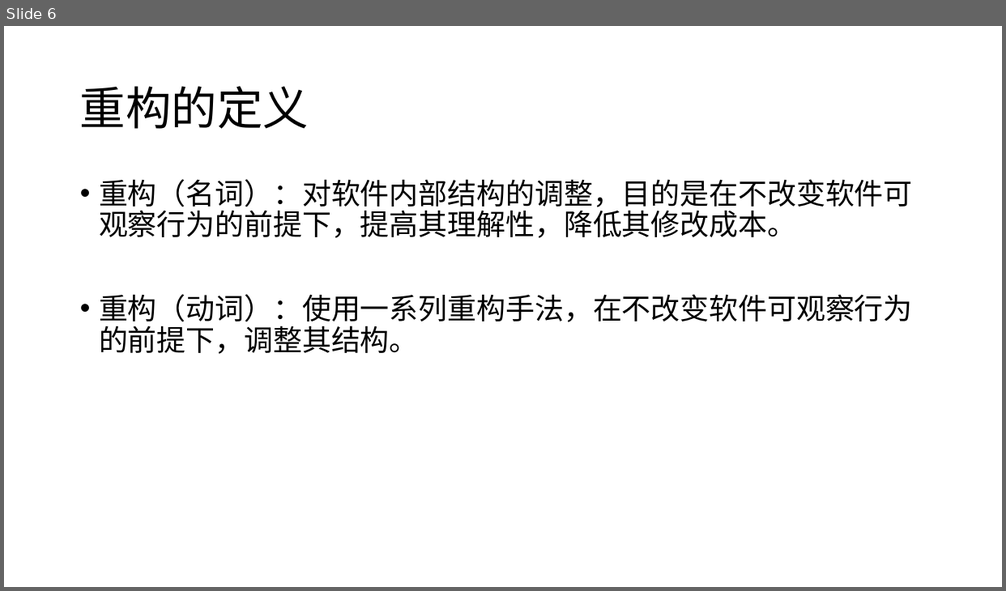
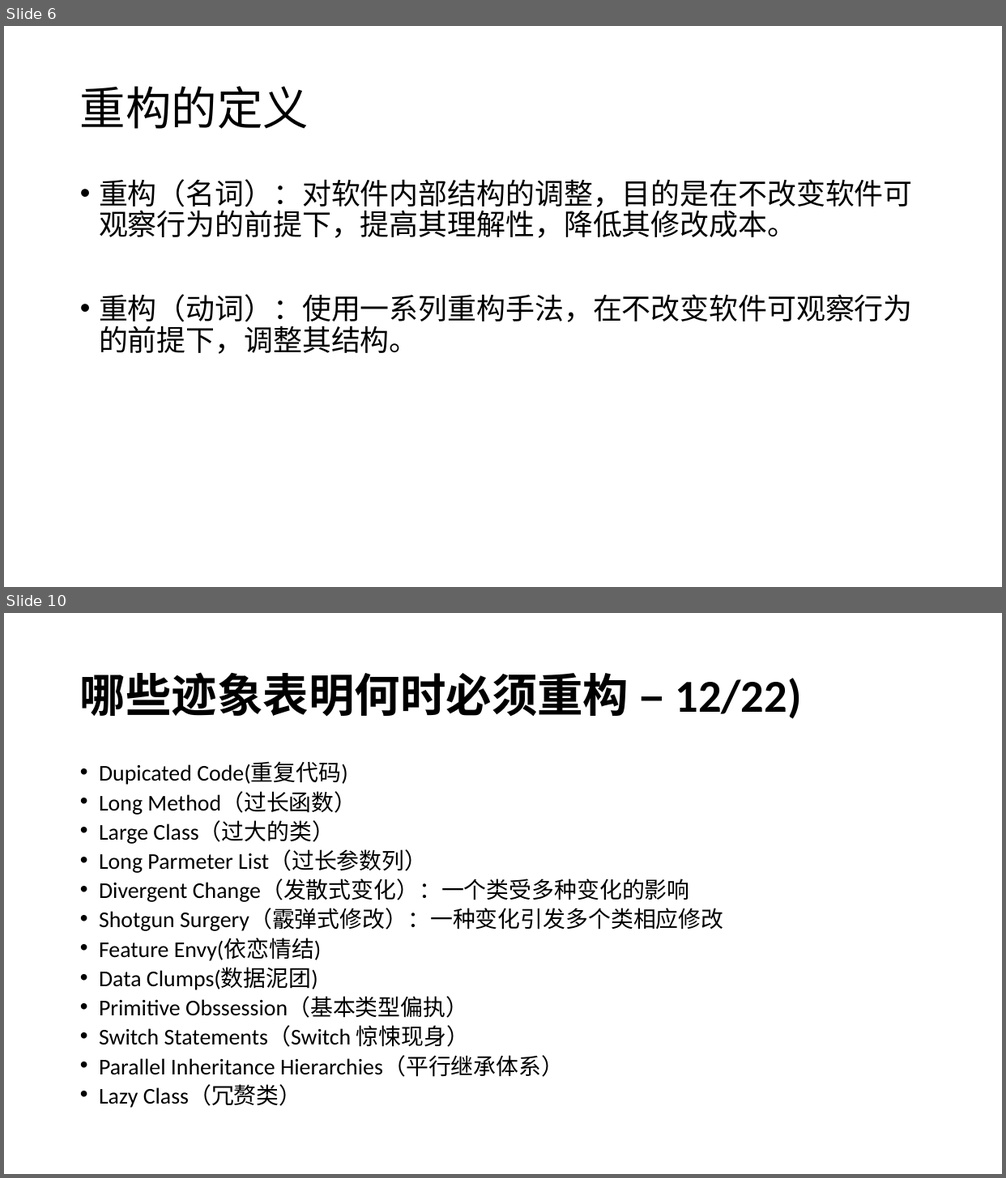
Before and after one commit to YingVickyCao/YingVickyCao.github.io, a slide deck: books/refactoring_improve_the_design_of_existing_code/Refactoring.pptx. Shown one above the other, each under a label of ours: slide 6 before the commit, slides 6 and 10 after it; the slides between them are not shown. The pictures are 1006x591 and 1006x1178 pixels, drawn with LibreOffice and Linux fonts; fonts in the diff are those of the drawing. Boxes give left, top, right and bottom in pixels: in the first picture for what was removed or moved away, otherwise in the second. Text is boxed around its words. In the diff, an @@ line names an element or a change of style, - is before the commit and + after.

```diff
--- a/books/refactoring_improve_the_design_of_existing_code/Refactoring.pptx
+++ b/books/refactoring_improve_the_design_of_existing_code/Refactoring.pptx
@@ slide 10 added at [4,613,1002,1174], background #FFFFFF @@
@@ title added at [80,672,802,719], 44 pt, text #000000, bold @@
+哪些迹象表明何时必须重构 – 12/22)
@@ text added at [99,762,723,1108], 21.7 pt, text #000000 @@
+• Dupicated Code(重复代码)
+• Long Method（过长函数）
+• Large Class（过大的类）
+• Long Parmeter List（过长参数列）
+• Divergent Change（发散式变化）：一个类受多种变化的影响
+• Shotgun Surgery（霰弹式修改）：一种变化引发多个类相应修改
+• Feature Envy(依恋情结)
+• Data Clumps(数据泥团)
+• Primitive Obssession（基本类型偏执）
+• Switch Statements（Switch 惊悚现身）
+• Parallel Inheritance Hierarchies（平行继承体系）
+• Lazy Class（冗赘类）
```
Also in this commit, not shown: 7 slides changed, 7 other slides added, 1 slide removed, 1 other file.
